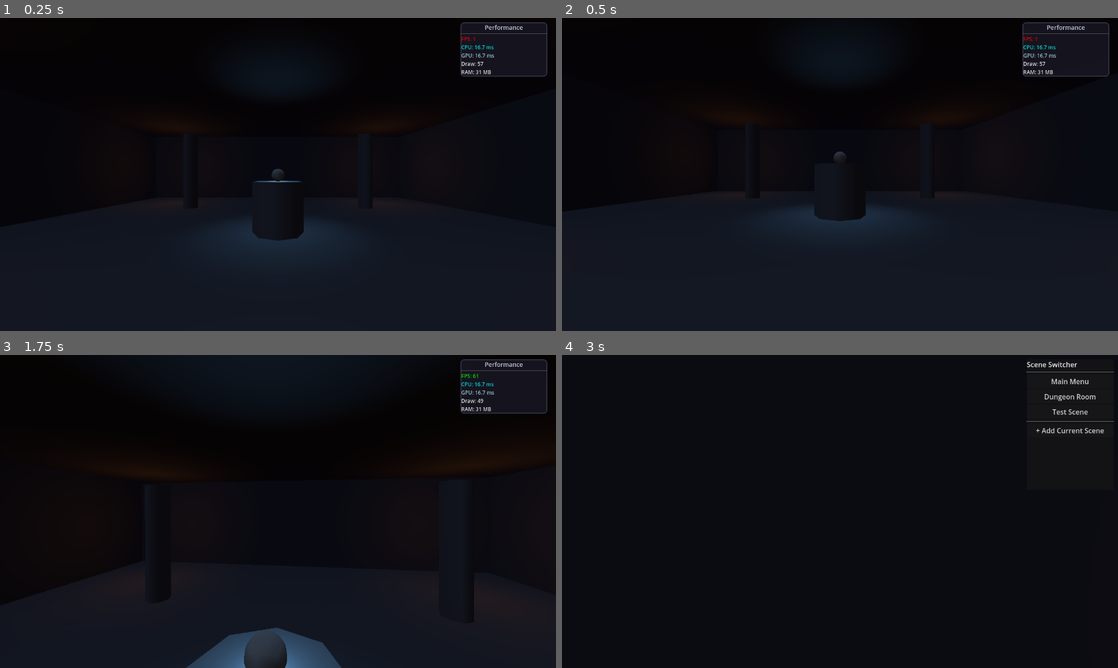
Above: before the commit, frames 1-4 (two rows, left to right).
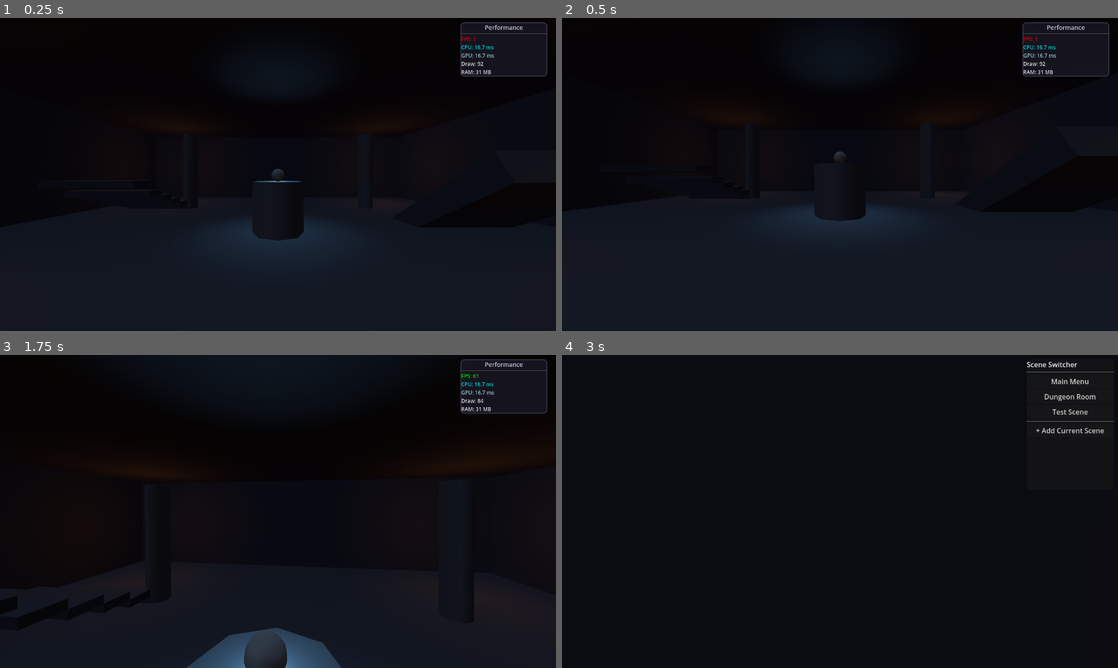
Above: after the commit, the same moments.

Repository: alanops/brackeys-gamejam-2025
Game: Godot game, scene res://src/scenes/DungeonRoomFixed.tscn
Two runs of this game, one before a commit and one after it. Both use one fixed random seed, a clock stepped at 60 frames per second and the inputs below.
Inputs (mouse positions are in pixels of both pictures, inside the frame that each line leads up to):
- Up to frame 1 (0.25 s): no input
- Up to frame 2 (0.5 s): no input
- Up to frame 3 (1.75 s): move the mouse to (305, 511) at 0.52 s; hold Shift (sprint) 0.53-1.28 s; hold W (move_forward) from 0.53 s (still down); tap Space (jump) at 0.77, 1.52 s; move the mouse to (250, 511) at 1.27 s; tap N (toggle_noclip) at 1.35 s
- Up to frame 4 (3 s): keep holding W (move_forward); move the mouse to (851, 505) at 2.02 s; hold P (toggle_performance) 2.03-2.78 s; tap Enter at 2.75 s; move the mouse to (834, 517) at 2.77 s; tap M (toggle_scene_switcher) at 2.85 s

The runs differ from the first frame. In frame 1, 0.2% of the frame differs, in the area x 30-87%, y 14-67%; in frame 2, 0.1%; in frame 3, less than 0.1%; in frame 4, nothing differs.

Commit message:
Add stairs and ramp for collision testing
Added collision testing features:
- 5-step staircase on the left side (-8, z=-6 to -2)
- Each step is 0.3m high with proper collision
- Top platform at 1.85m height
- Angled ramp on the right side (8, 0) with 30° slope
- All use stone material matching room architecture

Perfect for testing:
- Step climbing with improved movement
- Sprint vs walk speed differences
- Air movement while jumping
- Collision detection accuracy
- Smooth acceleration on slopes

Diff:
--- a/src/scenes/DungeonRoomFixed.tscn
+++ b/src/scenes/DungeonRoomFixed.tscn
@@ -57,6 +57,18 @@
 radial_segments = 16
 height_segments = 8
 
+[sub_resource type="BoxMesh" id="BoxMesh_stair"]
+size = Vector3(4, 0.3, 1)
+
+[sub_resource type="BoxShape3D" id="BoxShape3D_stair"]
+size = Vector3(4, 0.3, 1)
+
+[sub_resource type="BoxMesh" id="BoxMesh_ramp"]
+size = Vector3(4, 1, 6)
+
+[sub_resource type="ConvexPolygonShape3D" id="ConvexPolygonShape3D_ramp"]
+points = PackedVector3Array(-2, -0.5, -3, 2, -0.5, -3, -2, 0.5, 3, 2, 0.5, 3, -2, -0.5, 3, 2, -0.5, 3, -2, 0.5, -3, 2, 0.5, -3)
+
 [node name="DungeonRoom" type="Node3D"]
 script = ExtResource("1_gvkxm")
 
@@ -224,6 +236,78 @@
 light_energy = 1.5
 omni_range = 5.0
 
+[node name="Stairs" type="Node3D" parent="."]
+
+[node name="Step1" type="StaticBody3D" parent="Stairs"]
+transform = Transform3D(1, 0, 0, 0, 1, 0, 0, 0, 1, -8, 0.15, -6)
+
+[node name="MeshInstance3D" type="MeshInstance3D" parent="Stairs/Step1"]
+mesh = SubResource("BoxMesh_stair")
+surface_material_override/0 = SubResource("StandardMaterial3D_stone")
+
+[node name="CollisionShape3D" type="CollisionShape3D" parent="Stairs/Step1"]
+shape = SubResource("BoxShape3D_stair")
+
+[node name="Step2" type="StaticBody3D" parent="Stairs"]
+transform = Transform3D(1, 0, 0, 0, 1, 0, 0, 0, 1, -8, 0.45, -5)
+
+[node name="MeshInstance3D" type="MeshInstance3D" parent="Stairs/Step2"]
+mesh = SubResource("BoxMesh_stair")
+surface_material_override/0 = SubResource("StandardMaterial3D_stone")
+
+[node name="CollisionShape3D" type="CollisionShape3D" parent="Stairs/Step2"]
+shape = SubResource("BoxShape3D_stair")
+
+[node name="Step3" type="StaticBody3D" parent="Stairs"]
+transform = Transform3D(1, 0, 0, 0, 1, 0, 0, 0, 1, -8, 0.75, -4)
+
+[node name="MeshInstance3D" type="MeshInstance3D" parent="Stairs/Step3"]
+mesh = SubResource("BoxMesh_stair")
+surface_material_override/0 = SubResource("StandardMaterial3D_stone")
+
+[node name="CollisionShape3D" type="CollisionShape3D" parent="Stairs/Step3"]
+shape = SubResource("BoxShape3D_stair")
+
+[node name="Step4" type="StaticBody3D" parent="Stairs"]
+transform = Transform3D(1, 0, 0, 0, 1, 0, 0, 0, 1, -8, 1.05, -3)
+
+[node name="MeshInstance3D" type="MeshInstance3D" parent="Stairs/Step4"]
+mesh = SubResource("BoxMesh_stair")
+surface_material_override/0 = SubResource("StandardMaterial3D_stone")
+
+[node name="CollisionShape3D" type="CollisionShape3D" parent="Stairs/Step4"]
+shape = SubResource("BoxShape3D_stair")
+
+[node name="Step5" type="StaticBody3D" parent="Stairs"]
+transform = Transform3D(1, 0, 0, 0, 1, 0, 0, 0, 1, -8, 1.35, -2)
+
+[node name="MeshInstance3D" type="MeshInstance3D" parent="Stairs/Step5"]
+mesh = SubResource("BoxMesh_stair")
+surface_material_override/0 = SubResource("StandardMaterial3D_stone")
+
+[node name="CollisionShape3D" type="CollisionShape3D" parent="Stairs/Step5"]
+shape = SubResource("BoxShape3D_stair")
+
+[node name="TopPlatform" type="StaticBody3D" parent="Stairs"]
+transform = Transform3D(1, 0, 0, 0, 1, 0, 0, 0, 1, -8, 1.85, -1)
+
+[node name="MeshInstance3D" type="MeshInstance3D" parent="Stairs/TopPlatform"]
+mesh = SubResource("BoxMesh_stair")
+surface_material_override/0 = SubResource("StandardMaterial3D_stone")
+
+[node name="CollisionShape3D" type="CollisionShape3D" parent="Stairs/TopPlatform"]
+shape = SubResource("BoxShape3D_stair")
+
+[node name="Ramp" type="StaticBody3D" parent="Stairs"]
+transform = Transform3D(1, 0, 0, 0, 0.866025, 0.5, 0, -0.5, 0.866025, 8, 1, 0)
+
+[node name="MeshInstance3D" type="MeshInstance3D" parent="Stairs/Ramp"]
+mesh = SubResource("BoxMesh_ramp")
+surface_material_override/0 = SubResource("StandardMaterial3D_stone")
+
+[node name="CollisionShape3D" type="CollisionShape3D" parent="Stairs/Ramp"]
+shape = SubResource("ConvexPolygonShape3D_ramp")
+
 [node name="Camera3D" type="Camera3D" parent="."]
 transform = Transform3D(0.866025, -0.25, 0.433013, 0, 0.866025, 0.5, -0.5, -0.433013, 0.75, 8, 4, 8)
 fov = 60.0
